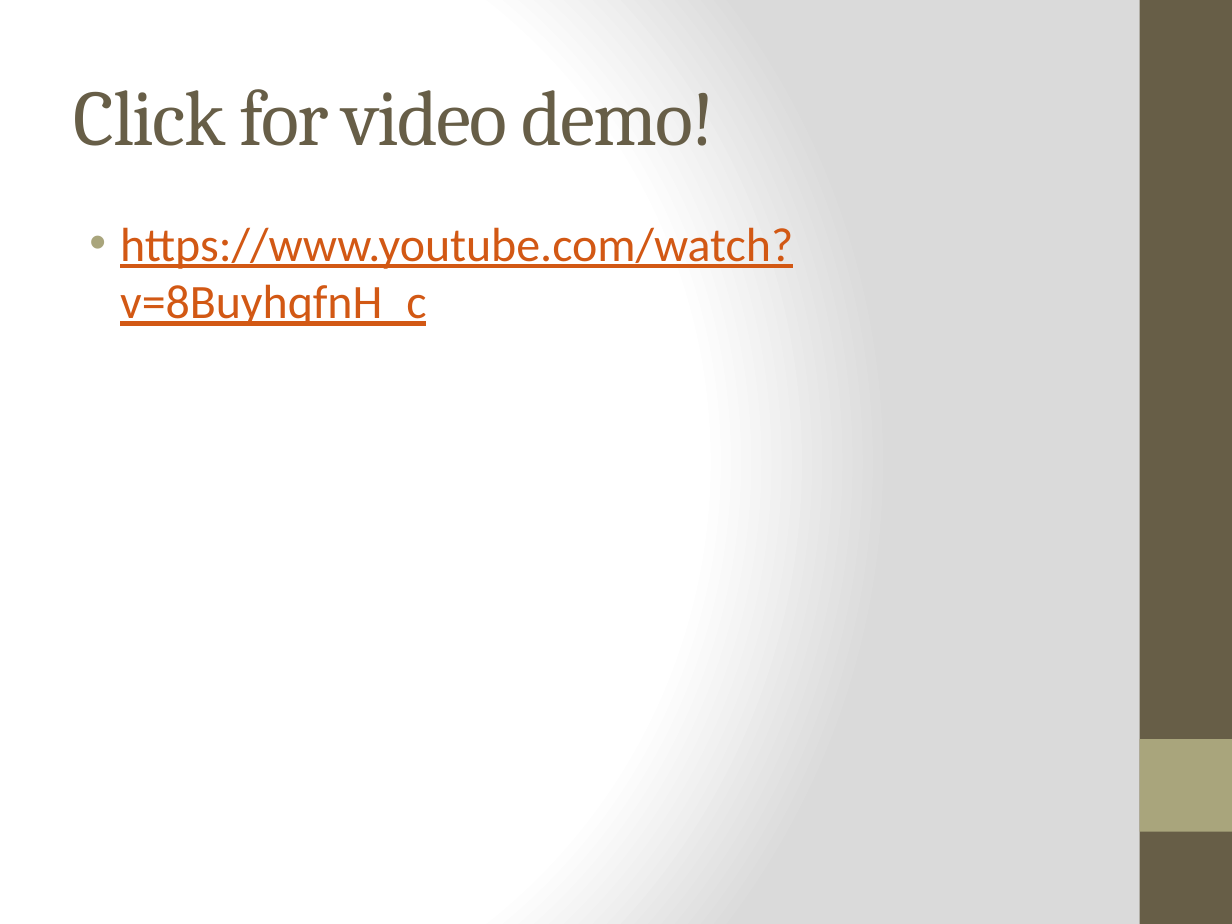
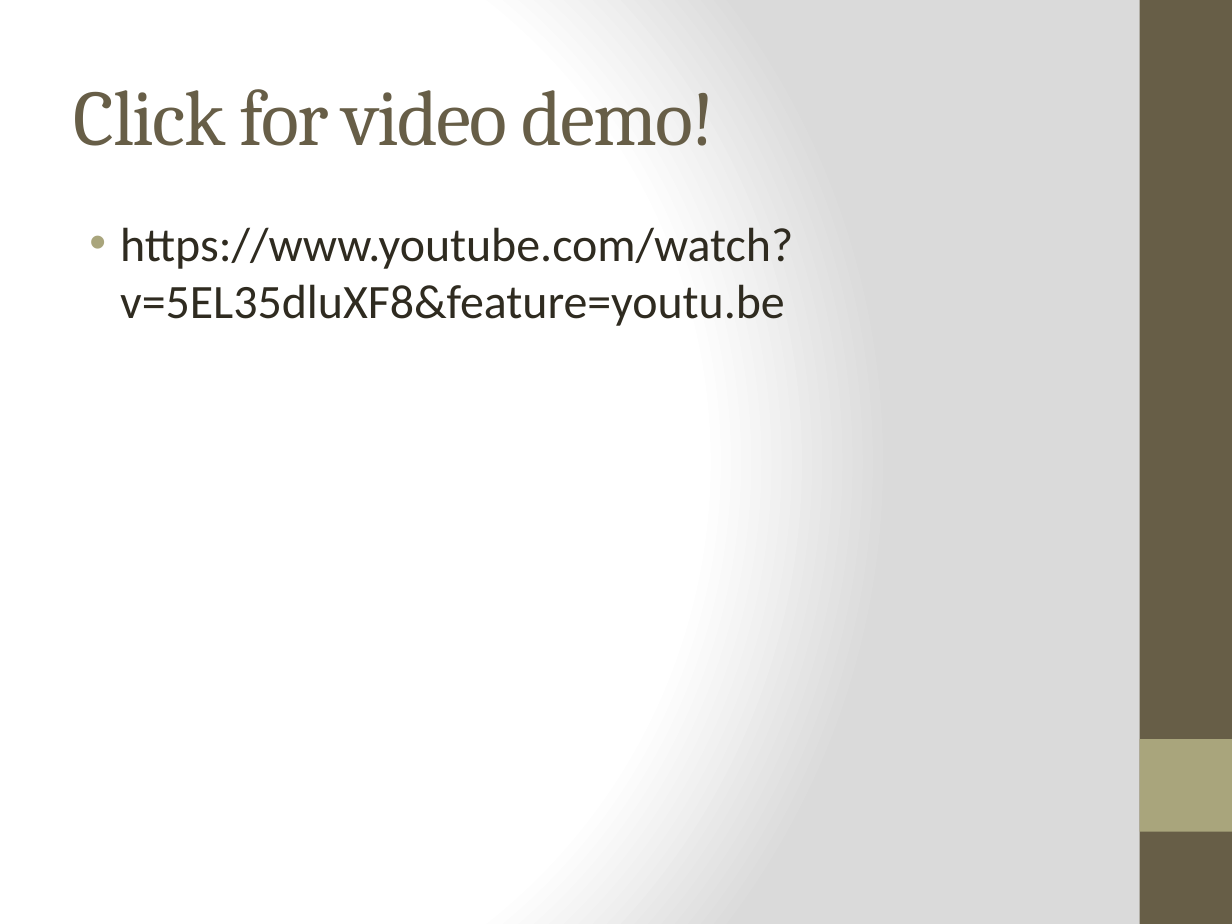
Before and after one commit to IoThingers/TermProject, a slide deck: slide 8 of FinalPresentation.pptx. Drawn at 1232x924 pixels with LibreOffice and Linux fonts; fonts in the diff are those of the drawing; background and template pictures are left out. Boxes give left, top, right and bottom in pixels: in the first picture for what was removed or moved away, otherwise in the second. Text is boxed around its words. In the diff, an @@ line names an element or a change of style, - is before the commit and + after.

```diff
--- a/FinalPresentation.pptx
+++ b/FinalPresentation.pptx
@@ text at (120,227,793,326): text changed; text colour #D25814 to #2F2B20 @@
-• https://www.youtube.com/watch?v=8BuyhqfnH_c
+• https://www.youtube.com/watch?v=5EL35dluXF8&feature=youtu.be
```
Also in this commit, not shown: 1 other slide changed, 1 other file.
